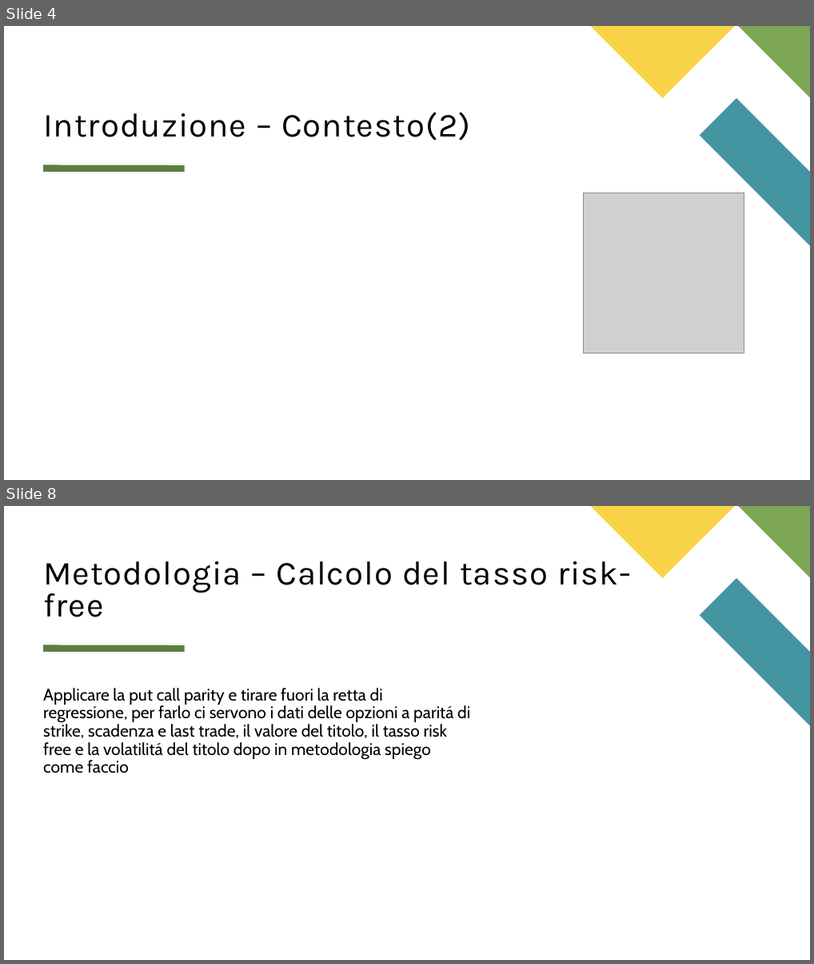
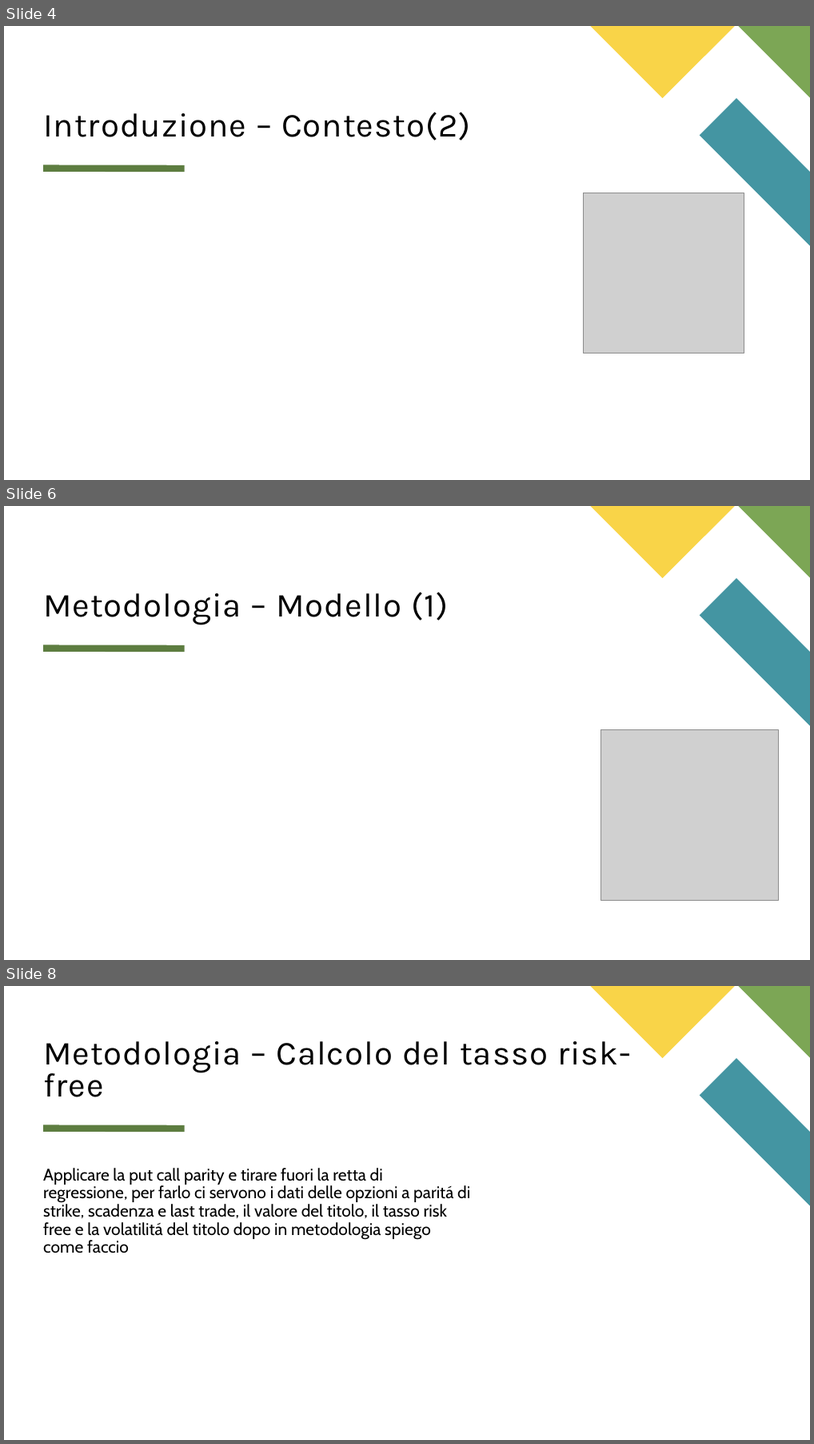
Before and after one commit to matteo-conti-97/MPSMF_Project, a slide deck: presentazione.pptx. Shown one above the other, each under a label of ours: slides 4 and 8 before the commit, slides 4, 6 and 8 after it; the slides between them are not shown. The pictures are 814x964 and 814x1444 pixels, drawn with LibreOffice and Linux fonts; fonts in the diff are those of the drawing; grey boxes stand for pictures. Boxes give left, top, right and bottom in pixels: in the first picture for what was removed or moved away, otherwise in the second. Text is boxed around its words. In the diff, an @@ line names an element or a change of style, - is before the commit and + after.

```diff
--- a/presentazione.pptx
+++ b/presentazione.pptx
@@ slide 6 added at bbox=[4, 506, 810, 960], background #FFFFFF; not listed: 4 template elements that a slide beside it also shows @@
@@ title added at bbox=[43, 592, 449, 625], 40 pt, text #000000 @@
+Metodologia – Modello (1)
@@ picture added at bbox=[602, 729, 779, 900] @@
```
Also in this commit, not shown: 2 slides changed, 1 other slide added, 2 slides removed.
